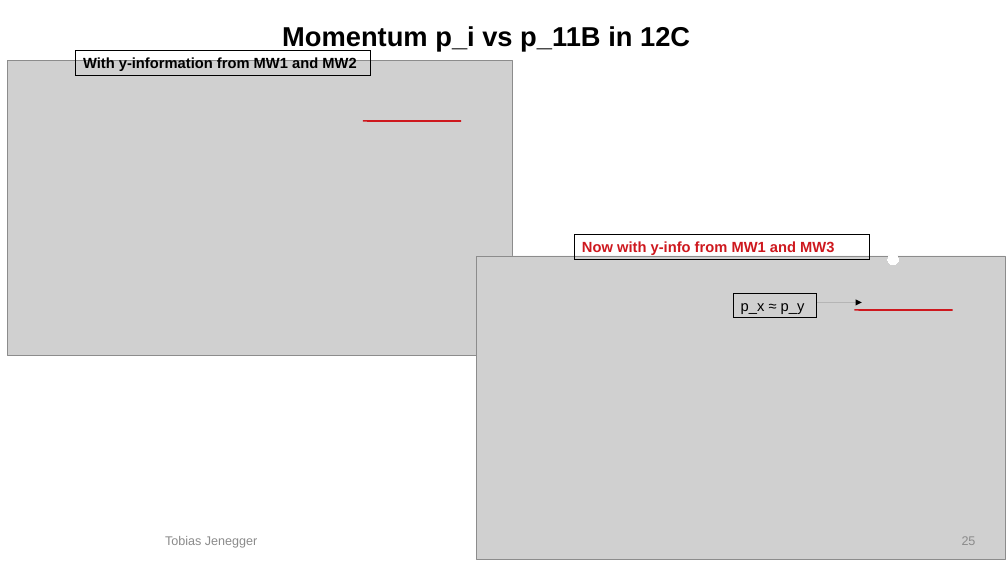
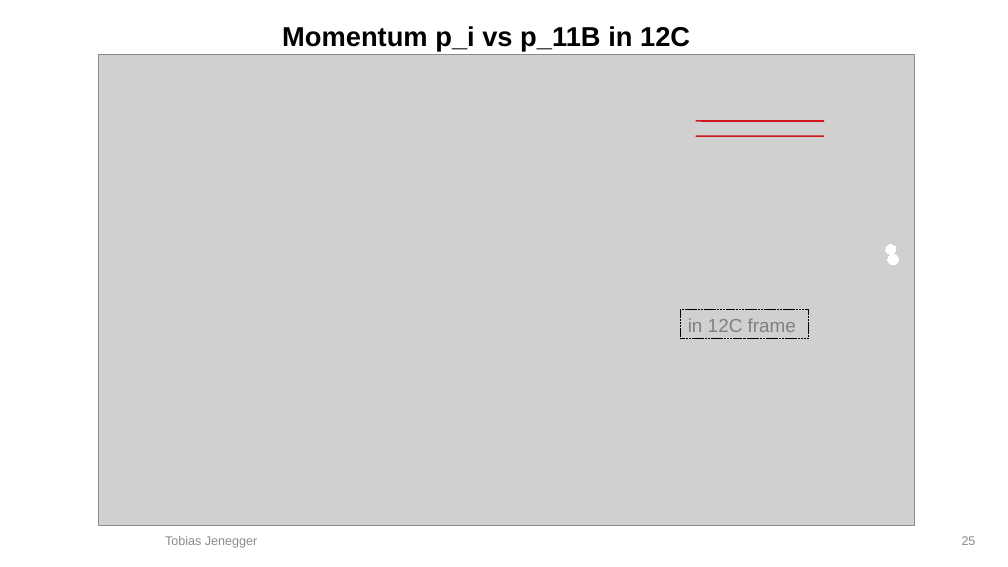
Before and after one commit to jenegger/2021_psi_pres, a slide deck: slide 25 of analysis.odp. Drawn at 1008x567 pixels with LibreOffice and Linux fonts; fonts in the diff are those of the drawing; grey boxes stand for pictures; background and template pictures are left out. Boxes give left, top, right and bottom in pixels: in the first picture for what was removed or moved away, otherwise in the second. Text is boxed around its words. In the diff, an @@ line names an element or a change of style, - is before the commit and + after.

```diff
--- a/analysis.odp
+++ b/analysis.odp
@@ rectangle removed at bbox=[76, 50, 371, 76] @@
-With y-information from MW1 and MW2
@@ picture: place and size @@
-picture at bbox=[8, 60, 513, 356]
+picture at bbox=[98, 54, 915, 526]
@@ line removed from (363, 121) to (461, 121) @@
@@ line added from (696, 136) to (824, 136), #CE181E 1.5 pt @@
@@ line added from (696, 121) to (824, 121), #CE181E 1.5 pt @@
@@ rectangle removed at bbox=[575, 234, 870, 260] @@
-Now with y-info from MW1 and MW3
@@ picture removed at bbox=[476, 256, 1006, 560] @@
@@ rectangle removed at bbox=[734, 293, 817, 318] @@
-p_x ≈ p_y
@@ rectangle added at bbox=[681, 310, 809, 339], outline #000000 0 pt, 18 pt, text #808080 @@
+in 12C frame
@@ arrow removed from (817, 302) to (862, 302) @@
@@ line removed from (854, 310) to (953, 310) @@
```
Also in this commit, not shown: 7 other slides changed, 15 slides added, 5 slides removed, 7 other files.
